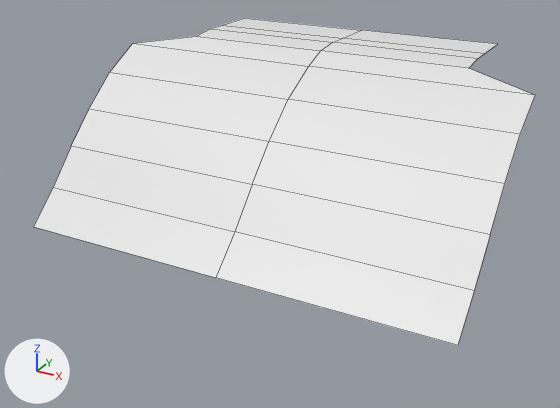
An edit to the FBX model Assets/_App/Escape Mountain/AppResources/StartingSlope.fbx, drawn before and after from the same camera.
Both versions are drawn from a 50 mm lens placed at (22.4, -45.1, 13.4), pointed at (-0.1, -4.1, -7.1). Lighting does not change. The marker at lower left points along +X, +Y and +Z. The older version comes first. Mesh edges are drawn as thin lines. Where no turn or scale is listed for an object, it has been applied to the vertices.

The older version as bpy lines, for what is in view:
```python
me_cylinder_003 = bpy.data.meshes.new('Cylinder.003')
me_cylinder_003.from_pydata(...)  # 30 vertices, 18 faces; spans x -14.4..14.4, y -12.1..8.0, z -8.7..2.2
# before: 16 (-14.4, -12.1, -8.7) at pixel (33, 226), 17 (14.4, -12.1, -8.7) at pixel (457, 345), 28 (0.0, -12.1, -8.7) at pixel (215, 277)
ob_start_slope = bpy.data.objects.new('Start Slope', me_cylinder_003)
ob_start_slope.location = (0.0, 0.0, 0.0)
```
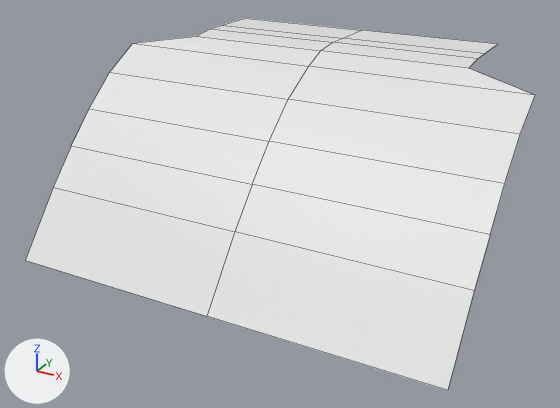
Commit message: Working on smooth ride down start slope.

What differs and where, as boxes (x1, y1, x2, y2) in the pictures (560 x 408 px; the box of a moved part takes in the faces that stretch with it):
'Start Slope', reshaped (14% taller): before (33, 18, 535, 345); after (26, 18, 535, 390)
part 1 of me_cylinder_003, moved or reshaped: before (33, 187, 474, 345); after (26, 187, 474, 390)

Patch to the scene script:
```diff
--- a/Assets/_App/Escape Mountain/AppResources/StartingSlope.fbx.py
+++ b/Assets/_App/Escape Mountain/AppResources/StartingSlope.fbx.py
@@ me_cylinder_003 @@
 # used by ob_start_slope; location = (0.0, 0.0, 0.0)
-me_cylinder_003.from_pydata(...)  # 30 vertices, 18 faces; spans x -14.4..14.4, y -12.1..8.0, z -8.7..2.2
+me_cylinder_003.from_pydata(...)  # 30 vertices, 18 faces; spans x -14.4..14.4, y -13.2..8.0, z -10.7..2.2
+# me_cylinder_003 part 1
+for i in [16, 17, 28]: me_cylinder_003.vertices[i].co += Vector((0.0, -1.1, -2.0))
```
